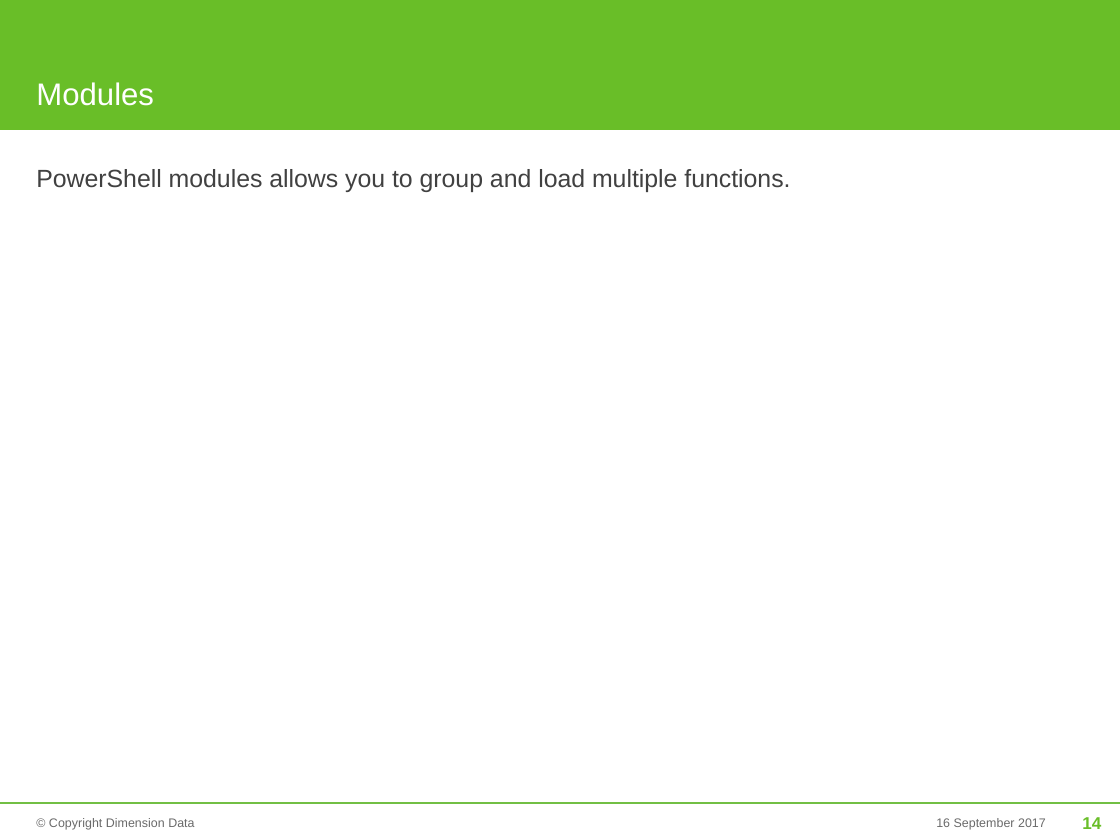
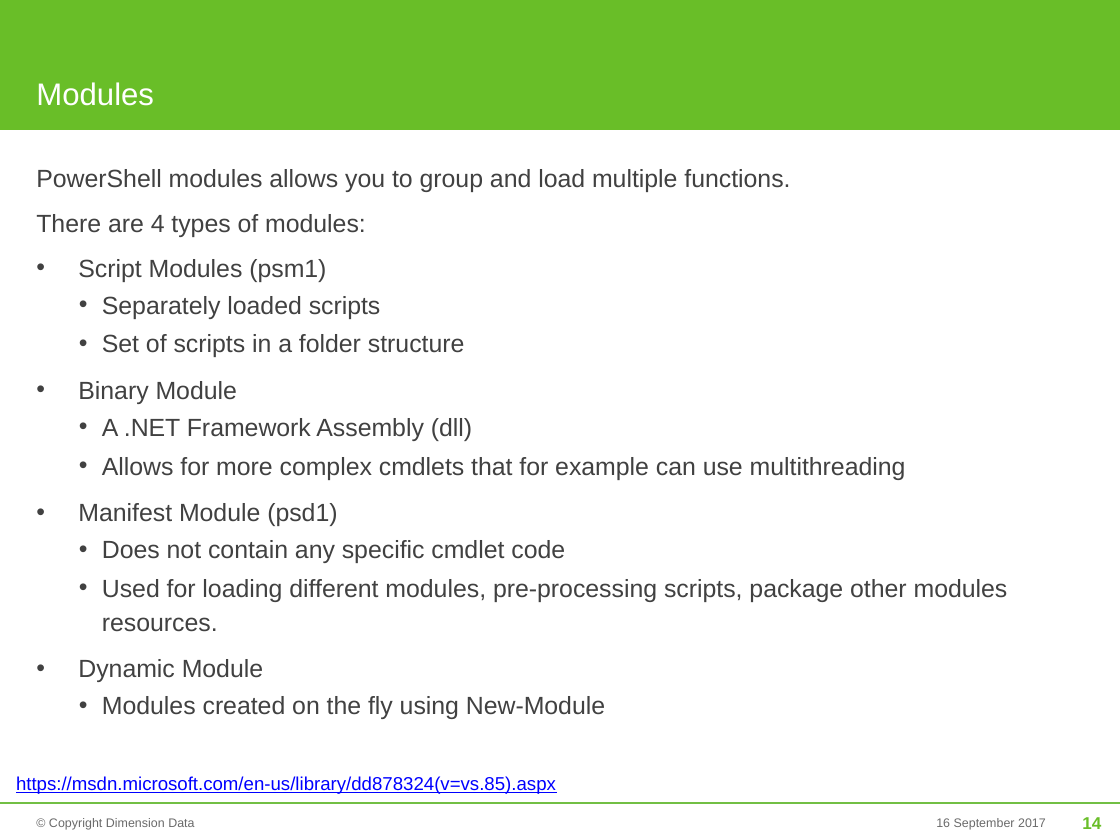
Before and after one commit to mjrio/mjr-tooling-poweshell, a slide deck: slide 14 of BasicPowerShell.pptx. Drawn at 1120x840 pixels with LibreOffice and Linux fonts; fonts in the diff are those of the drawing; background and template pictures are left out. Boxes give left, top, right and bottom in pixels: in the first picture for what was removed or moved away, otherwise in the second. Text is boxed around its words. In the diff, an @@ line names an element or a change of style, - is before the commit and + after.

Commit message:
Added Basic Modules

```diff
--- a/BasicPowerShell.pptx
+++ b/BasicPowerShell.pptx
@@ text at [36, 214, 1008, 719]: paragraphs added @@
+There are 4 types of modules:
+• Script Modules (psm1)
+    • Separately loaded scripts
+    • Set of scripts in a folder structure
+• Binary Module
+    • A .NET Framework Assembly (dll)
+    • Allows for more complex cmdlets that for example can use multithreading
+• Manifest Module (psd1)
+    • Does not contain any specific cmdlet code
+    • Used for loading different modules, pre-processing scripts, package other modules resources.
+• Dynamic Module
+    • Modules created on the fly using New-Module
@@ text added at [16, 776, 556, 794], 12 pt, text #0000FF, underline @@
+https://msdn.microsoft.com/en-us/library/dd878324(v=vs.85).aspx
```
Also in this commit, not shown: 2 slides added, 2 other files.
